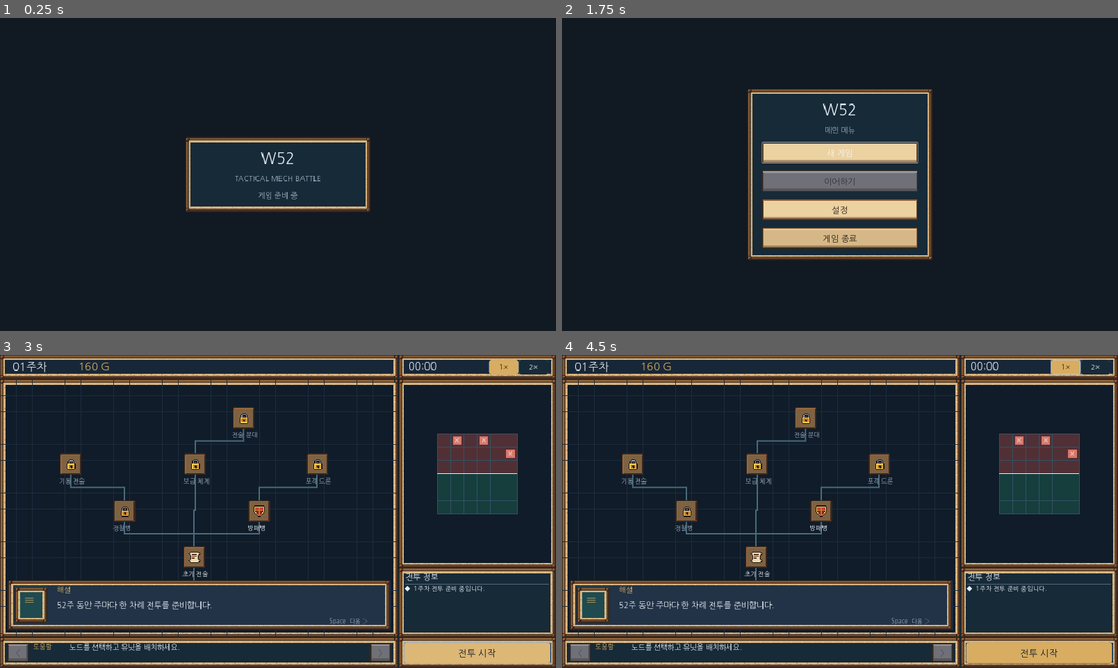
Above: before the commit, frames 1-4 (two rows, left to right).
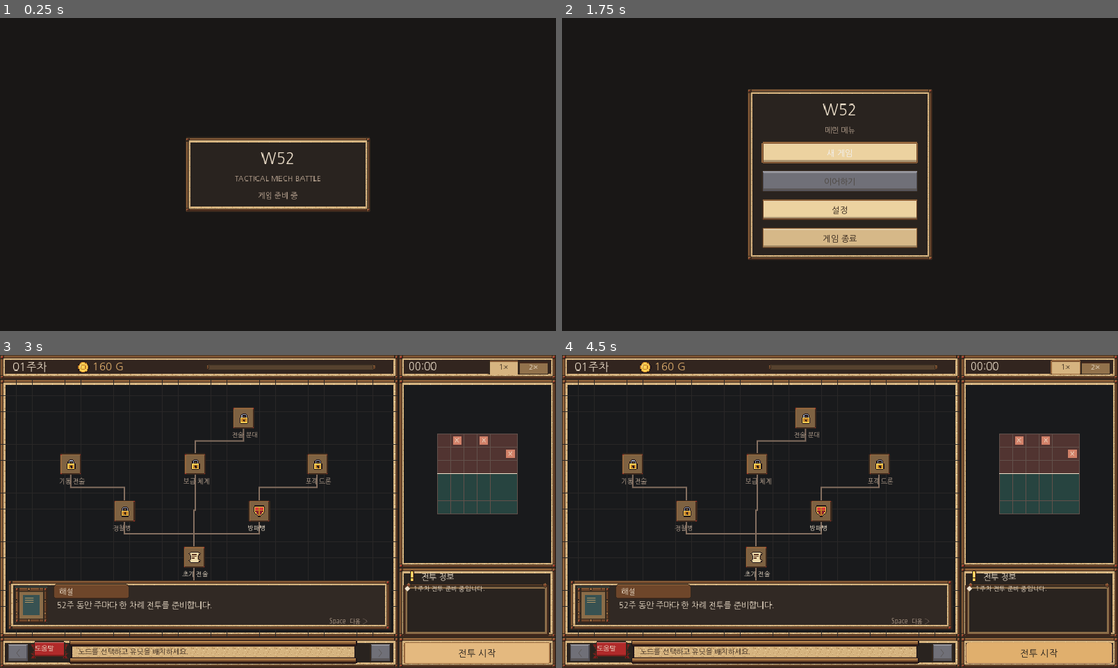
Above: after the commit, the same moments.

Repository: xcliming-svg/w52
Game: Godot game, scene res://main.tscn
The game is run twice, just before and just after one commit, with the same random seed, the same clock (stepped at 60 frames per second) and the same inputs.
Inputs (mouse positions are in pixels of both pictures, inside the frame that each line leads up to):
- Up to frame 1 (0.25 s): no input
- Up to frame 2 (1.75 s): tap Enter at 0.5 s; move the mouse to (962, 158) at 0.52 s; click (962, 158) at 0.67 s; tap Space at 0.77, 1.25 s; drag from (728, 190) to (812, 237) at 1.27 s
- Up to frame 3 (3 s): click "새 게임" at 2 s; click "전투 시작" at 2.75 s
- Up to frame 4 (4.5 s): click "전투 시작" at 3.5 s; click "1×" at 4.25 s

The runs differ from the first frame. In frame 1, 6.4% of the frame differs, in the area x 34-66%, y 39-61%; in frame 2, 8.7%; in frame 3, 24%, in the area x 0-100%, y 0-100%; in frame 4, 24%.

Commit message:
feat(ui): expand wasteland survival pixel art across HUD, controls and briefings

Diff:
--- a/scripts/game.gd
+++ b/scripts/game.gd
@@ -16,6 +16,19 @@
 const ICON_CHEST: Texture2D = preload("res://assets/ui/pixel_fantasy/chest.png")
 const ICON_SWORD: Texture2D = preload("res://assets/ui/pixel_fantasy/sword.png")
 const ICON_LOCK: Texture2D = preload("res://assets/ui/pixel_fantasy/lock.png")
+# Worn survival terminal trim; battlefield units remain deliberately untouched.
+const PIXEL_PORTRAIT: Texture2D = preload("res://assets/ui/pixel_fantasy/portrait.png")
+const PIXEL_NAMEPLATE: Texture2D = preload("res://assets/ui/pixel_fantasy/nameplate.png")
+const PIXEL_WINDOW: Texture2D = preload("res://assets/ui/pixel_fantasy/window.png")
+const PIXEL_TOOLTIP: Texture2D = preload("res://assets/ui/pixel_fantasy/tooltip.png")
+const PIXEL_INSET: Texture2D = preload("res://assets/ui/pixel_fantasy/panel_inset.png")
+const PIXEL_PARCHMENT: Texture2D = preload("res://assets/ui/pixel_fantasy/parchment.png")
+const PIXEL_DIVIDER: Texture2D = preload("res://assets/ui/pixel_fantasy/divider.png")
+const PIXEL_RIBBON: Texture2D = preload("res://assets/ui/pixel_fantasy/ribbon.png")
+const ICON_COIN: Texture2D = preload("res://assets/ui/pixel_fantasy/coin.png")
+const ICON_QUEST: Texture2D = preload("res://assets/ui/pixel_fantasy/quest.png")
+const PIXEL_PROGRESS_BG: Texture2D = preload("res://assets/ui/pixel_fantasy/progress_bg.png")
+const PIXEL_PROGRESS_FILL: Texture2D = preload("res://assets/ui/pixel_fantasy/progress_fill.png")
 const PIXEL_SCALE := 3.0
 const NODE_FRAME_SIZE := 75.0
 const NODE_FRAME_SELECTED_SIZE := 84.0 # Exactly 1.12x, both integer pixel sizes
@@ -73,6 +86,18 @@
 var pixel_panel_border: StyleBoxTexture
 var pixel_slot_border: StyleBoxTexture
 var pixel_slot_border_active: StyleBoxTexture
+var pixel_window_border: StyleBoxTexture
+var pixel_portrait_border: StyleBoxTexture
+var pixel_nameplate_border: StyleBoxTexture
+var pixel_tooltip_border: StyleBoxTexture
+var pixel_inset_border: StyleBoxTexture
+var pixel_parchment_border: StyleBoxTexture
+var pixel_divider_border: StyleBoxTexture
+var pixel_ribbon_border: StyleBoxTexture
+var pixel_progress_bg: StyleBoxTexture
+var pixel_progress_fill: StyleBoxTexture
+var pixel_coin: Texture2D
+var pixel_quest: Texture2D
 var pixel_icons: Dictionary
 var popup_surface: Control
 var dialogue_surface: Control
@@ -86,6 +111,18 @@
     pixel_panel_border = _pixel_style_box(PIXEL_PANEL, 6, false)
     pixel_slot_border = _pixel_style_box(PIXEL_SLOT, 3, true)
     pixel_slot_border_active = _pixel_style_box(PIXEL_SLOT_ACTIVE, 3, true)
+    pixel_window_border = _pixel_slices(PIXEL_WINDOW, Vector4i(6, 19, 6, 6), false)
+    pixel_portrait_border = _pixel_style_box(PIXEL_PORTRAIT, 9, false)
+    pixel_nameplate_border = _pixel_slices(PIXEL_NAMEPLATE, Vector4i(5, 4, 5, 4))
+    pixel_tooltip_border = _pixel_style_box(PIXEL_TOOLTIP, 3, false)
+    pixel_inset_border = _pixel_style_box(PIXEL_INSET, 5, false)
+    pixel_parchment_border = _pixel_slices(PIXEL_PARCHMENT, Vector4i(6, 9, 6, 9))
+    pixel_divider_border = _pixel_slices(PIXEL_DIVIDER, Vector4i(8, 0, 8, 0))
+    pixel_ribbon_border = _pixel_slices(PIXEL_RIBBON, Vector4i(9, 3, 9, 5))
+    pixel_progress_bg = _pixel_slices(PIXEL_PROGRESS_BG, Vector4i(4, 3, 4, 3))
+    pixel_progress_fill = _pixel_slices(PIXEL_PROGRESS_FILL, Vector4i(5, 2, 5, 2))
+    pixel_coin = _pixel_texture(ICON_COIN)
+    pixel_quest = _pixel_texture(ICON_QUEST)
     pixel_icons = {
         "root": _pixel_texture(ICON_GEM),
         "command": _pixel_texture(ICON_SCROLL),
@@ -216,6 +253,7 @@
     log_scroll.vertical_scroll_mode = ScrollContainer.SCROLL_MODE_AUTO
     log_scroll.mouse_filter = Control.MOUSE_FILTER_STOP
     add_child(log_scroll)
+    UI.decorate_log_scroll(log_scroll.get_v_scroll_bar())
     log_column = VBoxContainer.new()
     log_column.add_theme_constant_override("separation", 12)
     log_column.size_flags_horizontal = Control.SIZE_EXPAND_FILL
@@ -591,11 +629,15 @@
     speed_one.button_pressed = speed == 1
     speed_two.button_pressed = speed == 2
     speed_one.add_theme_color_override("font_color", UI.BACKGROUND if speed == 1 else UI.TEXT)
-    speed_one.add_theme_stylebox_override("normal", UI._button_style(UI.GOLD if speed == 1 else UI.PANEL))
-    speed_one.add_theme_stylebox_override("pressed", UI._button_style(UI.GOLD if speed == 1 else UI.PANEL))
+    speed_one.add_theme_color_override("font_hover_color", UI.BACKGROUND)
+    speed_one.add_theme_stylebox_override("normal", UI.style_speed_tab(speed == 1))
+    speed_one.add_theme_stylebox_override("hover", UI.style_speed_hover())
+    speed_one.add_theme_stylebox_override("pressed", UI.style_speed_tab(speed == 1))
     speed_two.add_theme_color_override("font_color", UI.BACKGROUND if speed == 2 else UI.TEXT)
-    speed_two.add_theme_stylebox_override("normal", UI._button_style(UI.GOLD if speed == 2 else UI.PANEL))
-    speed_two.add_theme_stylebox_override("pressed", UI._button_style(UI.GOLD if speed == 2 else UI.PANEL))
+    speed_two.add_theme_color_override("font_hover_color", UI.BACKGROUND)
+    speed_two.add_theme_stylebox_override("normal", UI.style_speed_tab(speed == 2))
+    speed_two.add_theme_stylebox_override("hover", UI.style_speed_hover())
+    speed_two.add_theme_stylebox_override("pressed", UI.style_speed_tab(speed == 2))
     battle_button.disabled = phase == "battle" or (phase == "result" and week == MAX_WEEK)
     if phase == "battle":
         battle_button.text = "전투 진행 중"
@@ -653,6 +695,19 @@
     style.draw_center = with_center
     style.axis_stretch_horizontal = StyleBoxTexture.AXIS_STRETCH_MODE_TILE
     style.axis_stretch_vertical = StyleBoxTexture.AXIS_STRETCH_MODE_TILE
+    return style
+
+
+func _pixel_slices(source: Texture2D, margins: Vector4i, center: bool = true) -> StyleBoxTexture:
+    var style := StyleBoxTexture.new()
+    style.texture = _pixel_texture(source)
+    style.texture_margin_left = margins.x * PIXEL_SCALE
+    style.texture_margin_top = margins.y * PIXEL_SCALE
+    style.texture_margin_right = margins.z * PIXEL_SCALE
+    style.texture_margin_bottom = margins.w * PIXEL_SCALE
+    style.axis_stretch_horizontal = StyleBoxTexture.AXIS_STRETCH_MODE_TILE
+    style.axis_stretch_vertical = StyleBoxTexture.AXIS_STRETCH_MODE_TILE
+    style.draw_center = center
     return style
 
 
@@ -685,14 +740,29 @@
     _framed_box(Rect2(1376, 976, 544, 104), UI.PANEL)
     _text("%02d주차" % week, Vector2(44, 16), 38)
     draw_line(Vector2(233, 17), Vector2(233, 67), UI.BORDER, 2)
-    _text("%s G" % _group_digits(g), Vector2(271, 17), 37, UI.GOLD)
+    draw_texture(pixel_coin, Vector2(264, 18))
+    _text("%s G" % _group_digits(g), Vector2(320, 17), 37, UI.GOLD)
+    # Week 1 starts empty; finishing week 52 fills the survival timeline.
+    var survived := (week if phase == "result" else week - 1)
+    var progress := float(survived) / float(MAX_WEEK)
+    var progress_bg := Rect2(710, 27, 588, 30)
+    draw_style_box(pixel_progress_bg, _pixel_rect(progress_bg))
+    if survived > 0:
+        var fill_width := maxf(33.0, 588.0 * progress)
+        draw_style_box(pixel_progress_fill, _pixel_rect(Rect2(710, 27, fill_width, 30)))
     var secs := int(battle_seconds)
     _text("%02d:%02d" % [secs / 60, secs % 60], Vector2(1410, 16), 36)
     _draw_field()
-    _text("전투 정보", Vector2(1400, 747), 28)
-    draw_line(Vector2(1400, 790), Vector2(1896, 790), UI.BORDER, 2)
-    _text("도움말", Vector2(115, 992), 23, UI.GOLD)
-    _text(_help_text(), Vector2(240, 992), 25)
+    # Recessed battle-report terminal; ScrollContainer remains the only scroll area.
+    draw_style_box(pixel_inset_border, _pixel_rect(Rect2(1393, 792, 504, 177)))
+    draw_texture(pixel_quest, Vector2(1401, 741))
+    _text("전투 정보", Vector2(1455, 747), 28)
+    draw_style_box(pixel_divider_border, _pixel_rect(Rect2(1401, 784, 492, 21)))
+    # Survival field manual. Dark text contrasts with the source parchment.
+    draw_style_box(pixel_parchment_border, _pixel_rect(Rect2(240, 984, 992, 81)))
+    draw_style_box(pixel_ribbon_border, _pixel_rect(Rect2(104, 987, 132, 63)))
+    _text("도움말", Vector2(121, 998), 23, UI.TEXT)
+    _text(_help_text(), Vector2(270, 1007), 25, Color("#33241c"))
 
 
 func _group_digits(value: int) -> String:
@@ -765,11 +835,15 @@
     if node.is_empty():
         return
     var panel := _popup_rect()
-    _layer_box(popup_surface, panel, UI.PANEL, UI.TEAL)
-    _layer_text(popup_surface, str(node["name"]), panel.position + Vector2(25, 20), 32)
+    popup_surface.draw_rect(panel, UI.PANEL)
+    popup_surface.draw_style_box(pixel_window_border, _pixel_rect(panel))
+    _layer_text(popup_surface, str(node["name"]), panel.position + Vector2(25, 15), 32)
+    var details_rect := Rect2(panel.position + Vector2(15, 74), Vector2(360, 109))
+    popup_surface.draw_rect(details_rect, UI.PANEL.darkened(0.18))
+    popup_surface.draw_style_box(pixel_tooltip_border, _pixel_rect(details_rect))
     var details := str(node["detail"]).split("|")
     for i in range(details.size()):
-        _layer_text(popup_surface, str(details[i]), panel.position + Vector2(25, 75 + i * 37), 25, UI.MUTED)
+        _layer_text(popup_surface, str(details[i]), panel.position + Vector2(25, 92 + i * 37), 25, UI.MUTED)
 
 
 func _draw_field() -> void:
@@ -799,10 +873,14 @@
     if phase != "dialogue":
         return
     _layer_box(dialogue_surface, DIALOGUE_RECT, UI.DIALOGUE_PANEL, UI.GOLD)
-    _layer_box(dialogue_surface, Rect2(52, 800, 112, 125), UI.NODE_FILL, UI.GOLD)
+    var portrait_rect := Rect2(52, 800, 112, 125)
+    dialogue_surface.draw_rect(portrait_rect, UI.NODE_FILL)
+    dialogue_surface.draw_style_box(pixel_portrait_border, _pixel_rect(portrait_rect))
+    # A placeholder radio-operator glyph: never pretend it is a character portrait.
     var speaker := "해설" if dialogue_index == 0 or dialogue_index == 2 or dialogue_index == 4 else "작전 참모"
     _layer_text(dialogue_surface, "≡" if speaker == "해설" else "◆", Vector2(83, 815), 48, UI.GOLD)
-    _layer_text(dialogue_surface, speaker, Vector2(196, 793), 26, UI.GOLD)
+    dialogue_surface.draw_style_box(pixel_nameplate_border, _pixel_rect(Rect2(182, 789, 266, 54)))
+    _layer_text(dialogue_surface, speaker, Vector2(205, 799), 26, UI.TEXT)
     var text_lines := _dialogue_content()
     _layer_text(dialogue_surface, text_lines[min(dialogue_index, DIALOGUE_COUNT - 1)], Vector2(196, 845), 28)
     _layer_text(dialogue_surface, "Space  다음 ›", Vector2(1137, 905), 21, UI.MUTED)
--- a/scripts/settings_menu.gd
+++ b/scripts/settings_menu.gd
@@ -12,7 +12,8 @@
     _add_volume_row(column, "음악 음량", "Music", float(settings_store.get("music_volume")))
     _add_volume_row(column, "효과음 음량", "SFX", float(settings_store.get("sfx_volume")))
 
-    var fullscreen_toggle := CheckButton.new()
+    var fullscreen_toggle := CheckBox.new()
+    UI.decorate_checkbox(fullscreen_toggle)
     fullscreen_toggle.text = "전체화면"
     fullscreen_toggle.button_pressed = bool(settings_store.get("fullscreen"))
     fullscreen_toggle.add_theme_color_override("font_color", UI.TEXT)
@@ -39,6 +40,7 @@
     slider.step = 1.0
     slider.value = volume * 100.0
     slider.custom_minimum_size = Vector2(320.0, 48.0)
+    UI.decorate_slider(slider)
     slider.size_flags_horizontal = Control.SIZE_EXPAND_FILL
     row.add_child(slider)
     column.add_child(row)
--- a/scripts/ui_style.gd
+++ b/scripts/ui_style.gd
@@ -1,14 +1,14 @@
 extends RefCounted
 
 # Future art and typography can be assigned without changing the screen logic.
-const BACKGROUND := Color("#111923")
-const PANEL := Color("#172a38")
-const BORDER := Color("#506b7e")
-const PRIMARY := Color("#24465a")
-const PRIMARY_HOVER := Color("#315d75")
-const TEXT := Color("#e9eff5")
-const MUTED := Color("#9dafc1")
-const GAME_BACKGROUND := Color("#101c29")
+const BACKGROUND := Color("#191716")
+const PANEL := Color("#29231f")
+const BORDER := Color("#8a6650")
+const PRIMARY := Color("#60473b")
+const PRIMARY_HOVER := Color("#805b42")
+const TEXT := Color("#f0e2cd")
+const MUTED := Color("#c3ad99")
+const GAME_BACKGROUND := Color("#191a1c")
 const DESIGN_SIZE := Vector2i(1920, 1080)
 const LEFT_WIDTH := 1376
 const RIGHT_WIDTH := 544
@@ -19,18 +19,18 @@
 const LOG_HEIGHT := 240
 const ACTION_HEIGHT := 104
 const CELL_SIZE := 46
-const HEADER := Color("#182737")
-const GRID := Color("#1c2c3e")
-const GRID_BORDER := Color("#345164")
-const TREE_LINE := Color("#496b7c")
-const NODE_FILL := Color("#1f4b50")
-const LOCKED := Color("#253744")
-const GOLD := Color("#d8ad62")
-const TEAL := Color("#61d6c6")
-const ENEMY := Color("#d9776a")
-const ENEMY_CELL := Color("#503035")
-const ALLY_CELL := Color("#153e3d")
-const DIALOGUE_PANEL := Color("#223347")
+const HEADER := Color("#32251f")
+const GRID := Color("#292727")
+const GRID_BORDER := Color("#62514b")
+const TREE_LINE := Color("#846f60")
+const NODE_FILL := Color("#385252")
+const LOCKED := Color("#3c3733")
+const GOLD := Color("#e0af6d")
+const TEAL := Color("#84d0c3")
+const ENEMY := Color("#d18068")
+const ENEMY_CELL := Color("#513431")
+const ALLY_CELL := Color("#274440")
+const DIALOGUE_PANEL := Color("#312924")
 # Pixel UI Fantasy Free: retain W52's dark content and Korean typography,
 # while using the pack's actual border and parchment button state sprites.
 const PIXEL_PANEL: Texture2D = preload("res://assets/ui/pixel_fantasy/frame.png")
@@ -40,7 +40,22 @@
 const PIXEL_BUTTON_DISABLED: Texture2D = preload("res://assets/ui/pixel_fantasy/button_disabled.png")
 const PIXEL_SCALE := 3
 const BUTTON_INK := Color("#291c14")
-const BUTTON_DISABLED_INK := Color("#30333b")
+const BUTTON_DISABLED_INK := Color("#4b453e")
+const SLIDER_TRACK: Texture2D = preload("res://assets/ui/pixel_fantasy/slider.png")
+const SLIDER_FILL: Texture2D = preload("res://assets/ui/pixel_fantasy/slider_fill.png")
+const GRABBER: Texture2D = preload("res://assets/ui/pixel_fantasy/grabber.png")
+const GRABBER_HOVER: Texture2D = preload("res://assets/ui/pixel_fantasy/grabber_hover.png")
+const GRABBER_DISABLED: Texture2D = preload("res://assets/ui/pixel_fantasy/grabber_disabled.png")
+const CHECKBOX_ON: Texture2D = preload("res://assets/ui/pixel_fantasy/checkbox_on.png")
+const CHECKBOX_OFF: Texture2D = preload("res://assets/ui/pixel_fantasy/checkbox_off.png")
+const SCROLL_TRACK: Texture2D = preload("res://assets/ui/pixel_fantasy/scrollbar_track.png")
+const SCROLL_GRABBER: Texture2D = preload("res://assets/ui/pixel_fantasy/scrollbar_grabber.png")
+const SCROLL_GRABBER_HOVER: Texture2D = preload("res://assets/ui/pixel_fantasy/scrollbar_grabber_hover.png")
+const SCROLL_GRABBER_PRESSED: Texture2D = preload("res://assets/ui/pixel_fantasy/scrollbar_grabber_pressed.png")
+const TAB_ON: Texture2D = preload("res://assets/ui/pixel_fantasy/tab_selected.png")
+const TAB_OFF: Texture2D = preload("res://assets/ui/pixel_fantasy/tab_unselected.png")
+const TAB_HOVER: Texture2D = preload("res://assets/ui/pixel_fantasy/tab_hover.png")
+const PIXEL_FOCUS: Texture2D = preload("res://assets/ui/pixel_fantasy/focus.png")
 
 
 static func create_layout(root: Control, heading: String, description: String = "", dim_background: bool = false) -> VBoxContainer:
@@ -127,6 +142,65 @@
     return style
 
 
+static func style_speed_tab(active: bool) -> StyleBoxTexture:
+    return _pixel_box(TAB_ON if active else TAB_OFF, 4, Vector2.ZERO)
+
+
+static func style_speed_hover() -> StyleBoxTexture:
+    return _pixel_box(TAB_HOVER, 4, Vector2.ZERO)
+
+
+static func decorate_slider(slider: HSlider) -> void:
+    # 8x5 images use 3/2/3/2 source-pixel slice borders.
+    slider.texture_filter = CanvasItem.TEXTURE_FILTER_NEAREST
+    slider.add_theme_stylebox_override("slider", _sliced_box(SLIDER_TRACK, Vector4i(3, 2, 3, 2)))
+    slider.add_theme_stylebox_override("grabber_area", _sliced_box(SLIDER_FILL, Vector4i(3, 2, 3, 2)))
+    slider.add_theme_stylebox_override("grabber_area_highlight", _sliced_box(SLIDER_FILL, Vector4i(3, 2, 3, 2)))
+    slider.add_theme_icon_override("grabber", _pixel_icon(GRABBER))
+    slider.add_theme_icon_override("grabber_highlight", _pixel_icon(GRABBER_HOVER))
+    slider.add_theme_icon_override("grabber_disabled", _pixel_icon(GRABBER_DISABLED))
+
+
+static func decorate_checkbox(check: CheckBox) -> void:
+    check.texture_filter = CanvasItem.TEXTURE_FILTER_NEAREST
+    check.add_theme_icon_override("checked", _pixel_icon(CHECKBOX_ON))
+    check.add_theme_icon_override("unchecked", _pixel_icon(CHECKBOX_OFF))
+    check.add_theme_icon_override("checked_disabled", _pixel_icon(CHECKBOX_ON))
+    check.add_theme_icon_override("unchecked_disabled", _pixel_icon(CHECKBOX_OFF))
+    check.add_theme_color_override("font_color", TEXT)
+    check.add_theme_color_override("font_hover_color", TEXT)
+    check.add_theme_color_override("font_pressed_color", TEXT)
+    check.add_theme_constant_override("h_separation", 12)
+
+
+static func decorate_log_scroll(scroll: VScrollBar) -> void:
+    scroll.texture_filter = CanvasItem.TEXTURE_FILTER_NEAREST
+    scroll.add_theme_stylebox_override("scroll", _sliced_box(SCROLL_TRACK, Vector4i(2, 2, 2, 2)))
+    scroll.add_theme_stylebox_override("scroll_focus", _sliced_box(SCROLL_TRACK, Vector4i(2, 2, 2, 2)))
+    scroll.add_theme_stylebox_override("grabber", _sliced_box(SCROLL_GRABBER, Vector4i(2, 2, 2, 2)))
+    scroll.add_theme_stylebox_override("grabber_highlight", _sliced_box(SCROLL_GRABBER_HOVER, Vector4i(2, 2, 2, 2)))
+    scroll.add_theme_stylebox_override("grabber_pressed", _sliced_box(SCROLL_GRABBER_PRESSED, Vector4i(2, 2, 2, 2)))
+    scroll.custom_minimum_size.x = 18.0
+
+
+static func _pixel_icon(source: Texture2D) -> Texture2D:
+    var image: Image = source.get_image()
+    image.resize(image.get_width() * PIXEL_SCALE, image.get_height() * PIXEL_SCALE, Image.INTERPOLATE_NEAREST)
+    return ImageTexture.create_from_image(image)
+
+
+static func _sliced_box(source: Texture2D, margins: Vector4i) -> StyleBoxTexture:
+    var style := StyleBoxTexture.new()
+    style.texture = _pixel_icon(source)
+    style.texture_margin_left = margins.x * PIXEL_SCALE
+    style.texture_margin_top = margins.y * PIXEL_SCALE
+    style.texture_margin_right = margins.z * PIXEL_SCALE
+    style.texture_margin_bottom = margins.w * PIXEL_SCALE
+    style.axis_stretch_horizontal = StyleBoxTexture.AXIS_STRETCH_MODE_TILE
+    style.axis_stretch_vertical = StyleBoxTexture.AXIS_STRETCH_MODE_TILE
+    return style
+
+
 static func _button_style(color: Color) -> StyleBoxFlat:
     var style := StyleBoxFlat.new()
     style.bg_color = color
@@ -138,10 +212,7 @@
     return style
 
 
-static func _button_focus() -> StyleBoxFlat:
-    var style := StyleBoxFlat.new()
-    style.bg_color = Color.TRANSPARENT
-    style.border_color = MUTED
-    style.set_border_width_all(2)
-    style.set_corner_radius_all(3)
-    return style
+static func _button_focus() -> StyleBoxTexture:
+    var style := _sliced_box(PIXEL_FOCUS, Vector4i(4, 4, 4, 4))
+    style.draw_center = false
+    return style
--- a/tests/w52_ui_smoke.gd
+++ b/tests/w52_ui_smoke.gd
@@ -18,6 +18,7 @@
     return event
 
 
+const UI = preload("res://scripts/ui_style.gd")
 const TREE_NODE_IDS := ["root", "command", "guard", "scout", "mobility", "supply", "drone", "elite"]
 
 
@@ -238,6 +239,55 @@
     return true
 
 
+func _check_pixel_survival_ui(game: Control) -> bool:
+    # Godot resource/style validation, independent of browser screenshot QA.
+    for property_name in ["pixel_window_border", "pixel_portrait_border",
+                          "pixel_nameplate_border", "pixel_tooltip_border",
+                          "pixel_inset_border", "pixel_parchment_border",
+                          "pixel_divider_border", "pixel_ribbon_border",
+                          "pixel_progress_bg", "pixel_progress_fill"]:
+        var frame: Variant = game.get(property_name)
+        if not (frame is StyleBoxTexture) or (frame as StyleBoxTexture).texture == null:
+            push_error("W52 art smoke: missing style %s" % property_name)
+            return false
+    var coin: Texture2D = game.get("pixel_coin") as Texture2D
+    if coin == null or coin.get_size() != Vector2(48, 48):
+        push_error("W52 art smoke: supply symbol must be nearest 3x")
+        return false
+    var log: ScrollContainer = game.get("log_scroll")
+    if log == null or not (log.get_v_scroll_bar().get_theme_stylebox("grabber") is StyleBoxTexture):
+        push_error("W52 art smoke: log scrollbar missing pixel grabber")
+        return false
+    var speed: Button = game.get("speed_one")
+    if not (speed.get_theme_stylebox("normal") is StyleBoxTexture):
+        push_error("W52 art smoke: speed selector not using pixel tabs")
+        return false
+    var slider := HSlider.new()
+    UI.decorate_slider(slider)
+    if not (slider.get_theme_stylebox("slider") is StyleBoxTexture):
+        push_error("W52 art smoke: slider not skinned")
+        return false
+    if slider.get_theme_icon("grabber").get_size() != Vector2(21, 33):
+        push_error("W52 art smoke: slider grip dimensions incorrect")
+        return false
+    var fullscreen := CheckBox.new()
+    UI.decorate_checkbox(fullscreen)
+    if fullscreen.get_theme_icon("checked").get_size() != Vector2(33, 33):
+        push_error("W52 art smoke: fullscreen checkbox dimensions incorrect")
+        return false
+    var menu_button := UI.make_button("새 게임")
+    if menu_button.custom_minimum_size != Vector2(500, 74):
+        push_error("W52 art smoke: menu button geometry changed")
+        return false
+    if not (menu_button.get_theme_stylebox("normal") is StyleBoxTexture):
+        push_error("W52 art smoke: menu button lost pixel frame")
+        return false
+    slider.free()
+    fullscreen.free()
+    menu_button.free()
+    return true
+
+
 func _run() -> void:
     var game_scene: PackedScene = load("res://scenes/game.tscn")
     if game_scene == null:
@@ -257,7 +307,7 @@
         quit(1)
         return
 
-    if not _assert_readable_tree(game) or not _check_tree_pan_and_popup(game):
+    if not _check_pixel_survival_ui(game) or not _assert_readable_tree(game) or not _check_tree_pan_and_popup(game):
         quit(1)
         return
 
@@ -341,5 +391,5 @@
         quit(1)
         return
     store.clear_save()
-    print("W52_UI_SMOKE_OK: 52 battles, dialogues, help gating, deployment, save/restore, 1920x1080")
+    print("W52_UI_SMOKE_OK: 52 battles, dialogues, pixel survival styles, help gating, deployment, save/restore, 1920x1080")
     quit(0)
Binary file added: assets/ui/pixel_fantasy/checkbox_off.png
Binary file added: assets/ui/pixel_fantasy/checkbox_on.png
Binary file added: assets/ui/pixel_fantasy/coin.png
Binary file added: assets/ui/pixel_fantasy/divider.png
Binary file added: assets/ui/pixel_fantasy/focus.png
Binary file added: assets/ui/pixel_fantasy/grabber.png
Binary file added: assets/ui/pixel_fantasy/grabber_disabled.png
Binary file added: assets/ui/pixel_fantasy/grabber_hover.png
Binary file added: assets/ui/pixel_fantasy/nameplate.png
Binary file added: assets/ui/pixel_fantasy/panel_inset.png
Binary file added: assets/ui/pixel_fantasy/parchment.png
Binary file added: assets/ui/pixel_fantasy/portrait.png
(and 16 more such lines)
